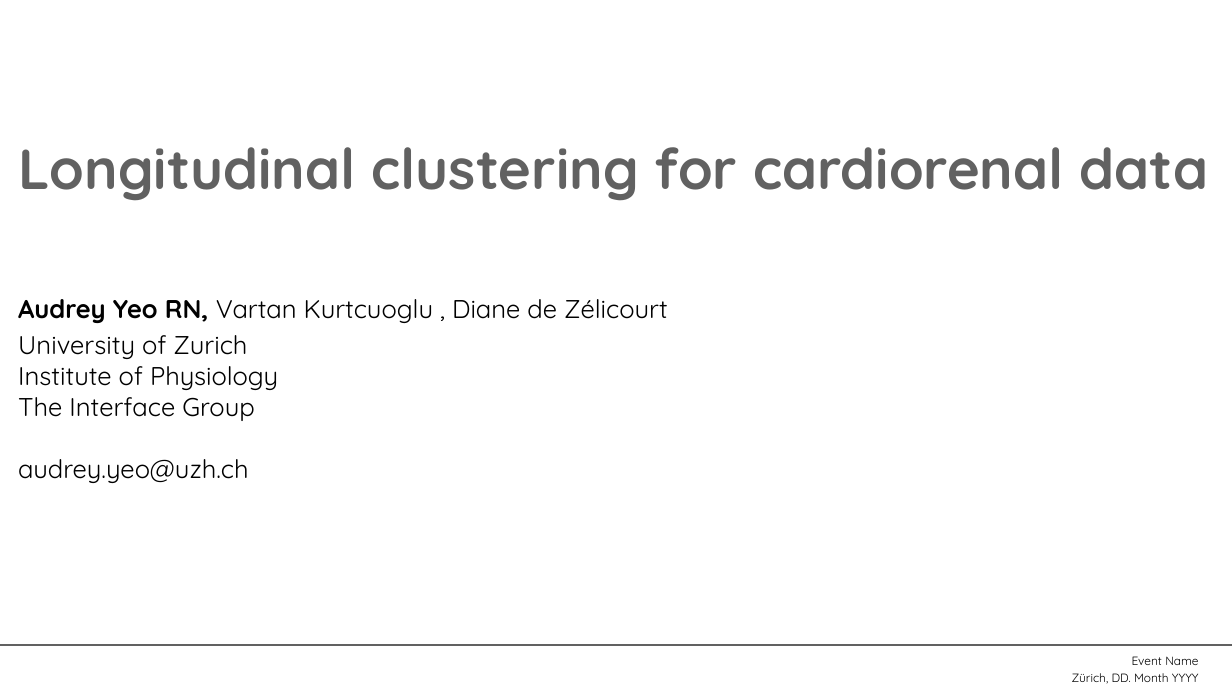
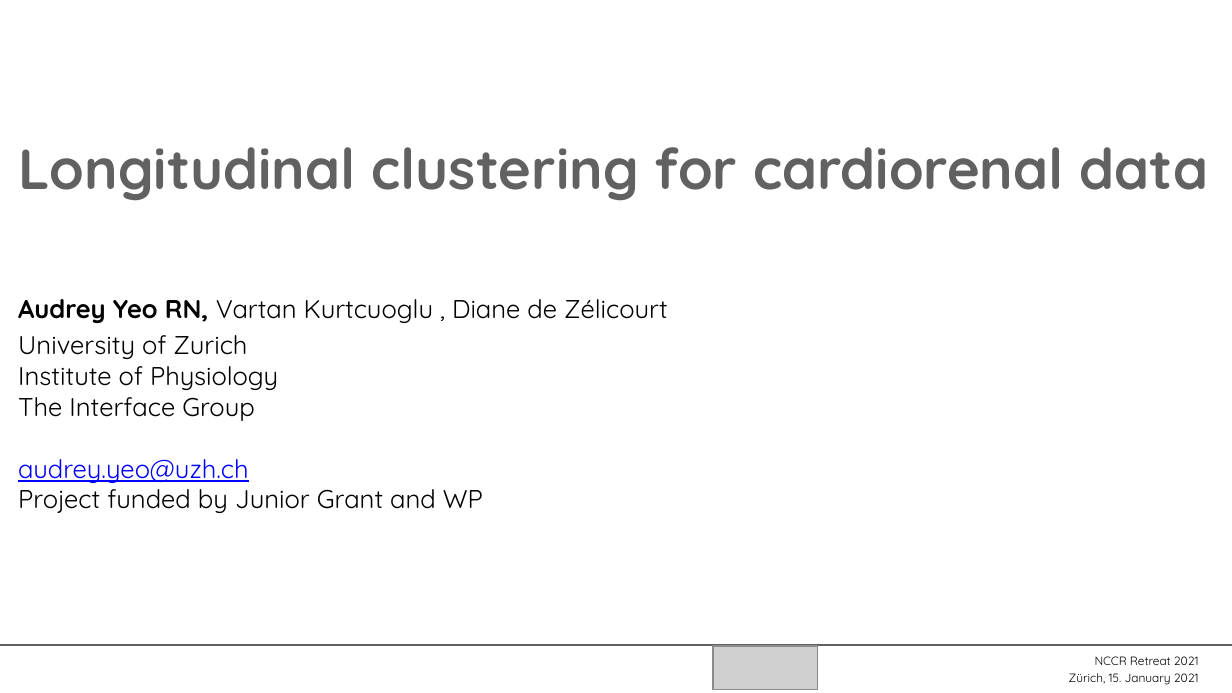
Before and after one commit to audreyyeoCH/AI_Kidneyproject, a slide deck: slide 1 of retreatJan8nccr/retreatposter.pptx. Drawn at 1232x693 pixels with LibreOffice and Linux fonts; fonts in the diff are those of the drawing; grey boxes stand for pictures; background and template pictures are left out. Boxes give left, top, right and bottom in pixels: in the first picture for what was removed or moved away, otherwise in the second. Text is boxed around its words. In the diff, an @@ line names an element or a change of style, - is before the commit and + after.

```diff
--- a/retreatJan8nccr/retreatposter.pptx
+++ b/retreatJan8nccr/retreatposter.pptx
@@ text at (x1=18, y1=459, x2=249, y2=483): text colour #000000 to #0000FF, underline on in "audrey.yeo@uzh.ch" @@
@@ text at (x1=18, y1=482, x2=483, y2=513): paragraph added @@
+Project funded by Junior Grant and WP
@@ picture added at (x1=713, y1=646, x2=818, y2=689) @@
@@ text at (x1=1095, y1=656, x2=1199, y2=665): text changed @@
-Event Name
+NCCR Retreat 2021
@@ text at (x1=1069, y1=673, x2=1199, y2=685): text changed @@
-Zürich, DD. Month YYYY
+Zürich, 15. January 2021
```
Also in this commit, not shown: 6 other slides changed, 1 slide added.
